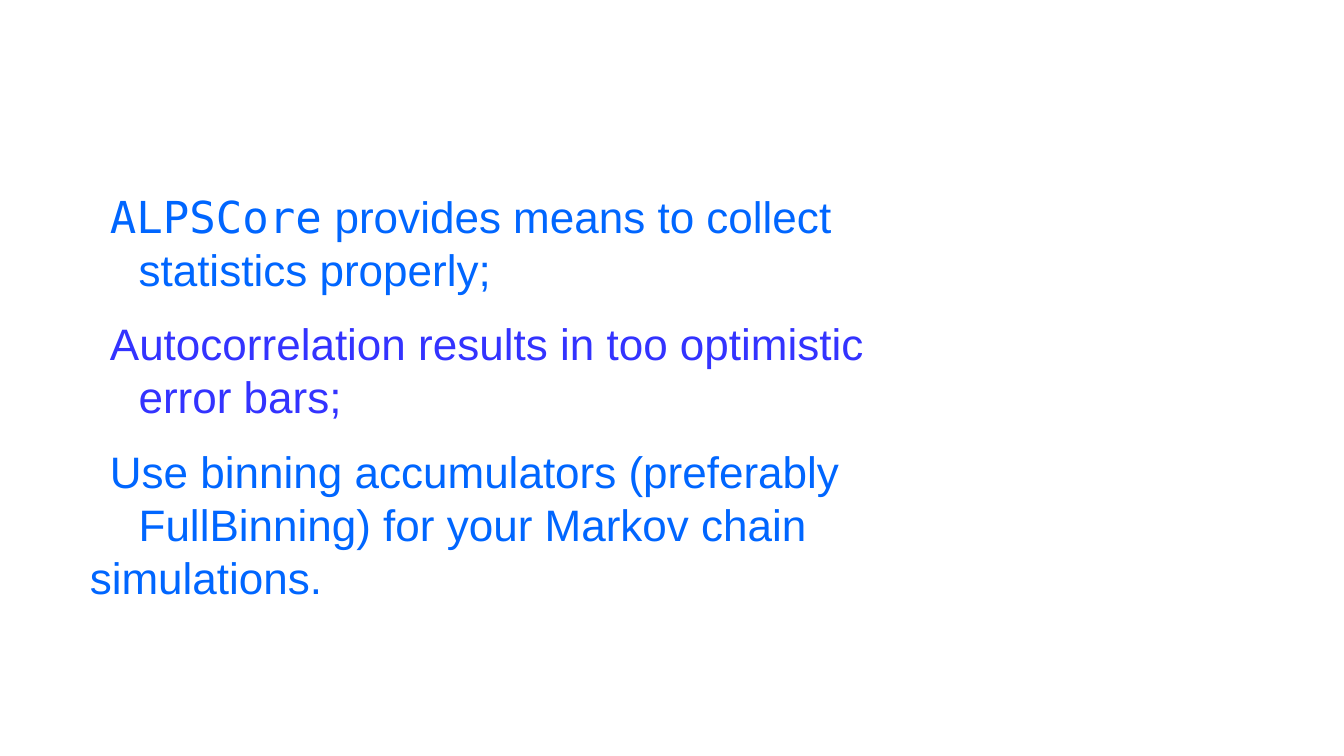
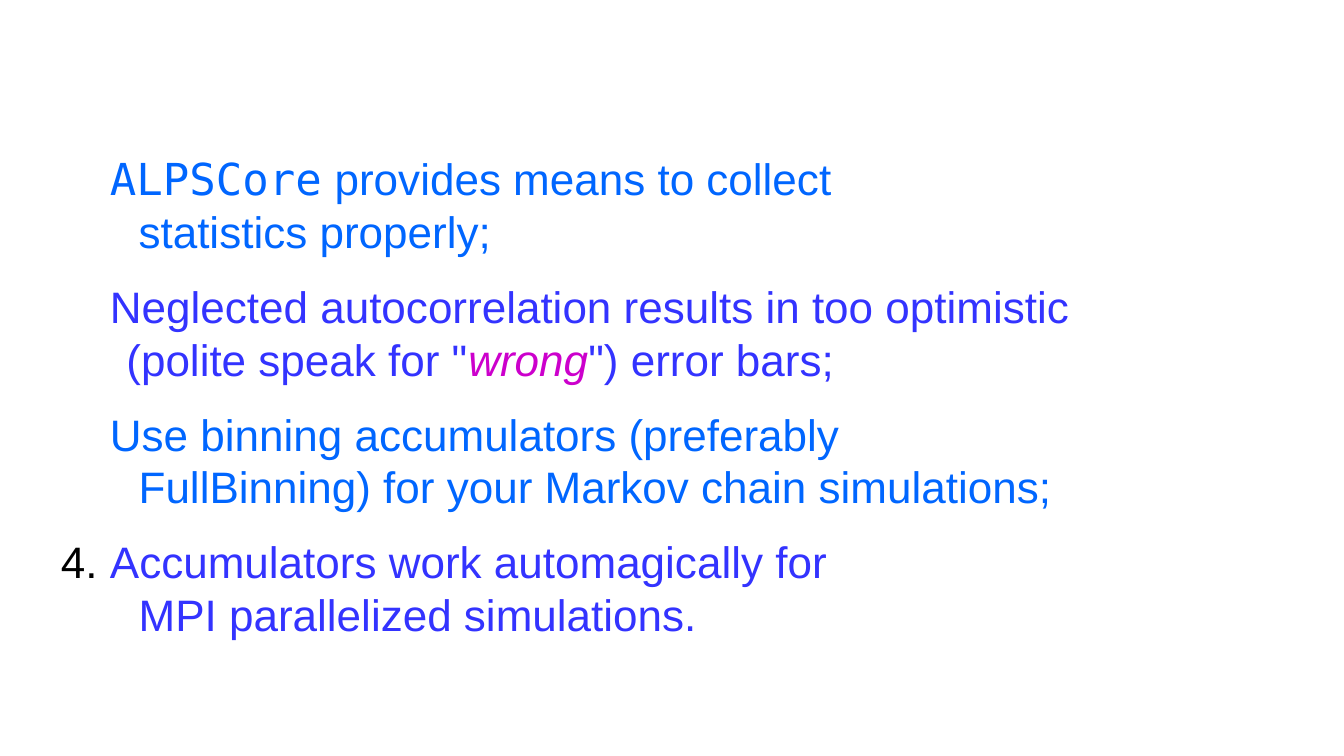
Before and after one commit to ALPSCore/Tutorial2, a slide deck: slide 23 of talk/overview.odp. Drawn at 1344x756 pixels with LibreOffice and Linux fonts; fonts in the diff are those of the drawing; background and template pictures are left out. Boxes give left, top, right and bottom in pixels: in the first picture for what was removed or moved away, otherwise in the second. Text is boxed around its words. In the diff, an @@ line names an element or a change of style, - is before the commit and + after.

```diff
--- a/talk/overview.odp
+++ b/talk/overview.odp
@@ subtitle at <box>110,291,1068,640</box>: text changed; text colour #0066FF to #3333FF @@
-2. Autocorrelation results in too optimistic
-   error bars;
-3. Use binning accumulators (preferably
-   FullBinning) for your Markov chain simulations.
+2. Neglected autocorrelation results in too optimistic
+   (polite speak for "wrong") error bars;
+3. Use binning accumulators (preferably
+   FullBinning) for your Markov chain simulations;
+4. Accumulators work automagically for
+   MPI parallelized simulations.
```
Also in this commit, not shown: 6 other slides changed, 2 slides added, 2 slides removed, 23 other files.
